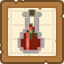
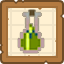
Comparing the layer stacks of the two (64, 64) images. Changes:
pixels changed over [18, 13, 44, 53] (layer not identified)
